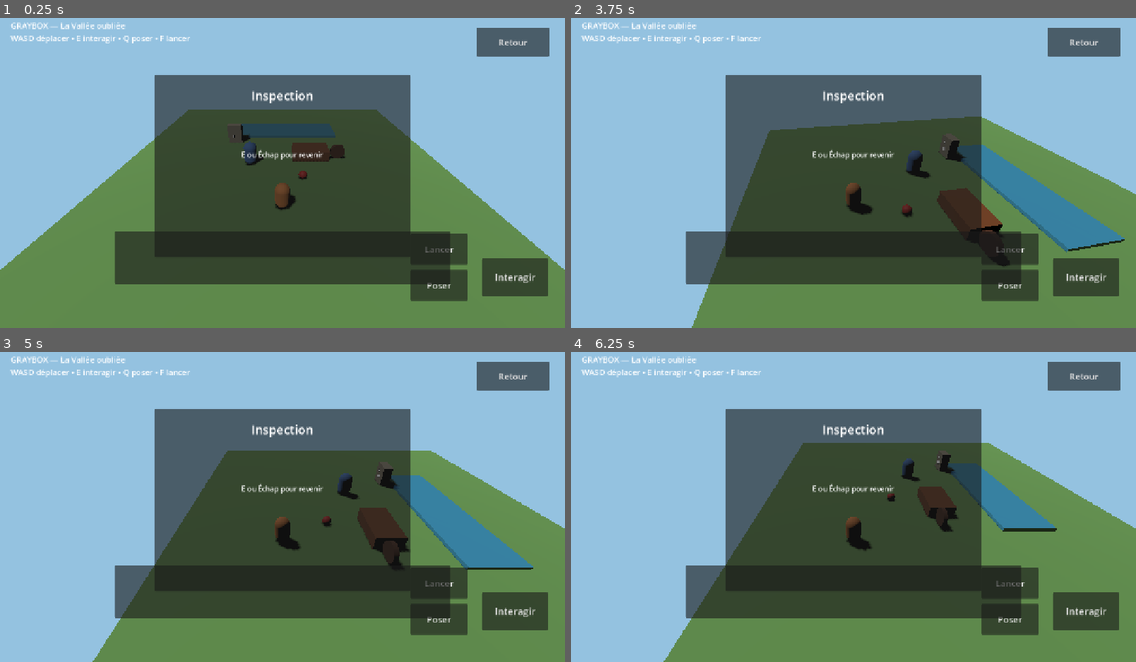
Above: before the commit, frames 1-4 (two rows, left to right).
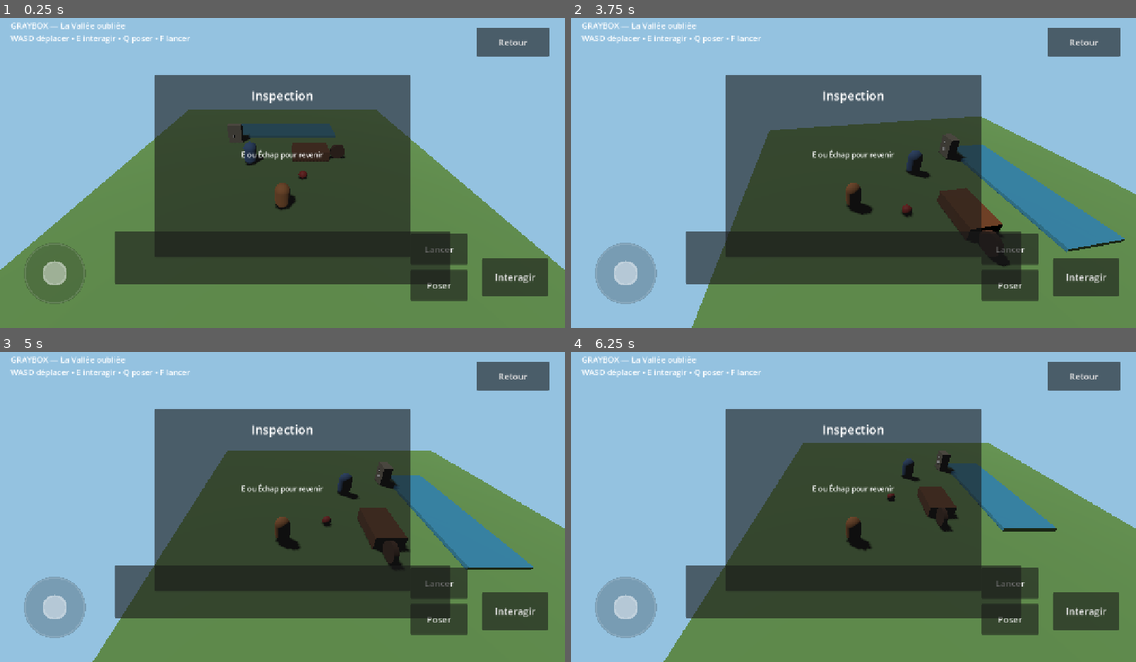
Above: after the commit, the same moments.

Repository: u2987920406-rgb/Grimoire
Game: Godot game, scene res://adventures/forgotten_valley/scenes/bootstrap.tscn
The game is run twice, just before and just after one commit, with the same random seed, the same clock (stepped at 60 frames per second) and the same inputs.
Inputs (mouse positions are in pixels of both pictures, inside the frame that each line leads up to):
- Up to frame 1 (0.25 s): no input
- Up to frame 2 (3.75 s): click "Interagir" at 0.5 s; click "Poser" at 1.25 s; click "Lancer" at 2 s; click "Retour" at 2.75 s; tap Enter at 3.5 s; move the mouse to (977, 154) at 3.52 s; hold D (move_right) from 3.53 s (still down); hold Q (drop_object) from 3.53 s (still down); click (977, 154) at 3.67 s
- Up to frame 3 (5 s): release D (move_right) at 4.25 s; release Q (drop_object) at 4.25 s; drag from (169, 519) to (254, 565) at 4.27 s
- Up to frame 4 (6.25 s): tap Space at 5 s; move the mouse to (910, 432) at 5.02 s; hold D (move_right) 5.03-5.75 s; hold F (throw_object) 5.03-5.75 s; drag from (825, 565) to (684, 457) at 5.77 s

The runs differ from the first frame. In frame 1, 1.6% of the frame differs, in the area x 4-16%, y 72-93%; in frame 2, 1.7%; in frame 3, 1.7%; in frame 4, 1.7%.
Error before the commit: Parse Error: Class "VirtualJoystick" hides a native class. (res://core/input/virtual_joystick.gd:1)
Error after the commit: Trying to assign value of type 'Control' to a variable of type 'VirtualJoystick'. (res://adventures/forgotten_valley/scripts/bootstrap.gd:11)

Commit message:
fix(input): avoid native VirtualJoystick class collision

Diff:
--- a/core/input/virtual_joystick.gd
+++ b/core/input/virtual_joystick.gd
@@ -1,4 +1,4 @@
-class_name VirtualJoystick
+class_name GrimoireVirtualJoystick
 extends Control
 
 signal direction_changed(direction: Vector2)
